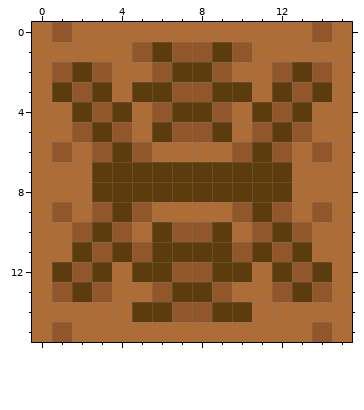
Edited in one commit: pixel-art sprite (assets/images/blocks/blocks-dirt.png). The picture above was drawn from the file before the commit.
The file is 16x16 pixels.
The result:
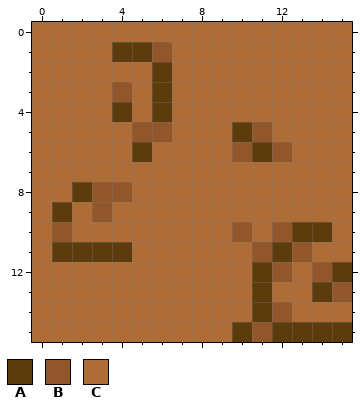
Palette (. is transparent): A #5c3c0d  B #92562b  C #ae6c37
What changed:
@@ x 0..15 @@
- 0 CBCCCCCCCCCCCCBC
- 1 CCCCCBABBABCCCCC
- 2 CBABCCBAABCCBABC
- 3 CABACAABBAACABAC
- 4 CCABACBAABCABACC
- 5 CCBABCABBACBABCC
- 6 CBCBABCCCCBABCBC
- 7 CCCAAAAAAAAAACCC
- 8 CCCAAAAAAAAAACCC
- 9 CBCBABCCCCBABCBC
-10 CCBABCABBACBABCC
-11 CCABABAAAABABACC
-12 CABACAABBAACABAC
-13 CBABCCBAABCCBABC
-14 CCCCCAABBAACCCCC
-15 CBCCCCCCCCCCCCBC
+ 0 CCCCCCCCCCCCCCCC
+ 1 CCCCAABCCCCCCCCC
+ 2 CCCCCCACCCCCCCCC
+ 3 CCCCBCACCCCCCCCC
+ 4 CCCCACACCCCCCCCC
+ 5 CCCCCBBCCCABCCCC
+ 6 CCCCCACCCCBABCCC
+ 7 CCCCCCCCCCCCCCCC
+ 8 CCABBCCCCCCCCCCC
+ 9 CACBCCCCCCCCCCCC
+10 CBCCCCCCCCBCBAAC
+11 CAAAACCCCCCBABCC
+12 CCCCCCCCCCCABCBA
+13 CCCCCCCCCCCACCAB
+14 CCCCCCCCCCCABCCC
+15 CCCCCCCCCCABAAAA
Changed places in both pictures, as pixel boxes (x1, y1, x2, y2):
changed: (52, 22, 352, 342)
